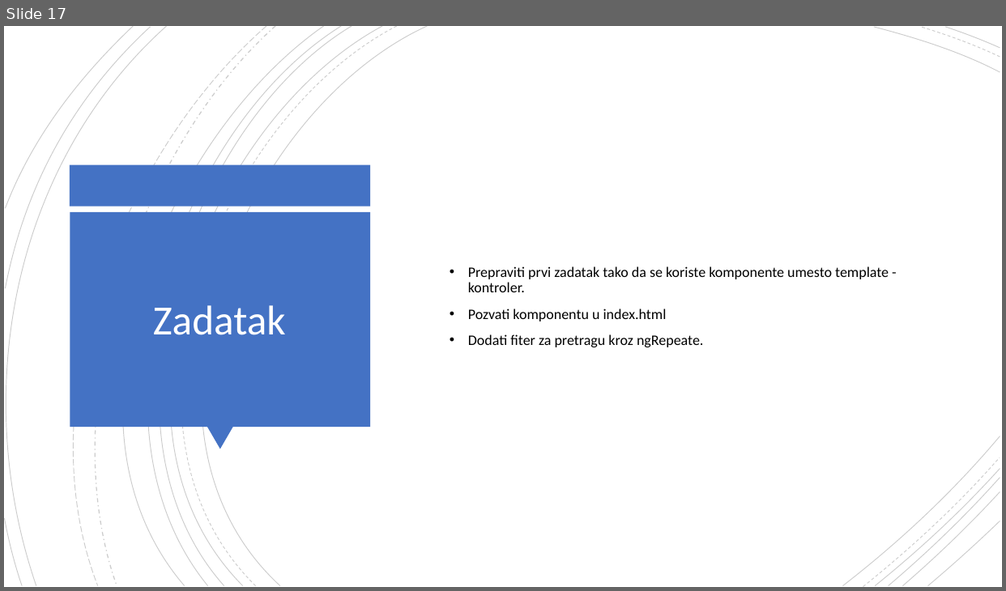
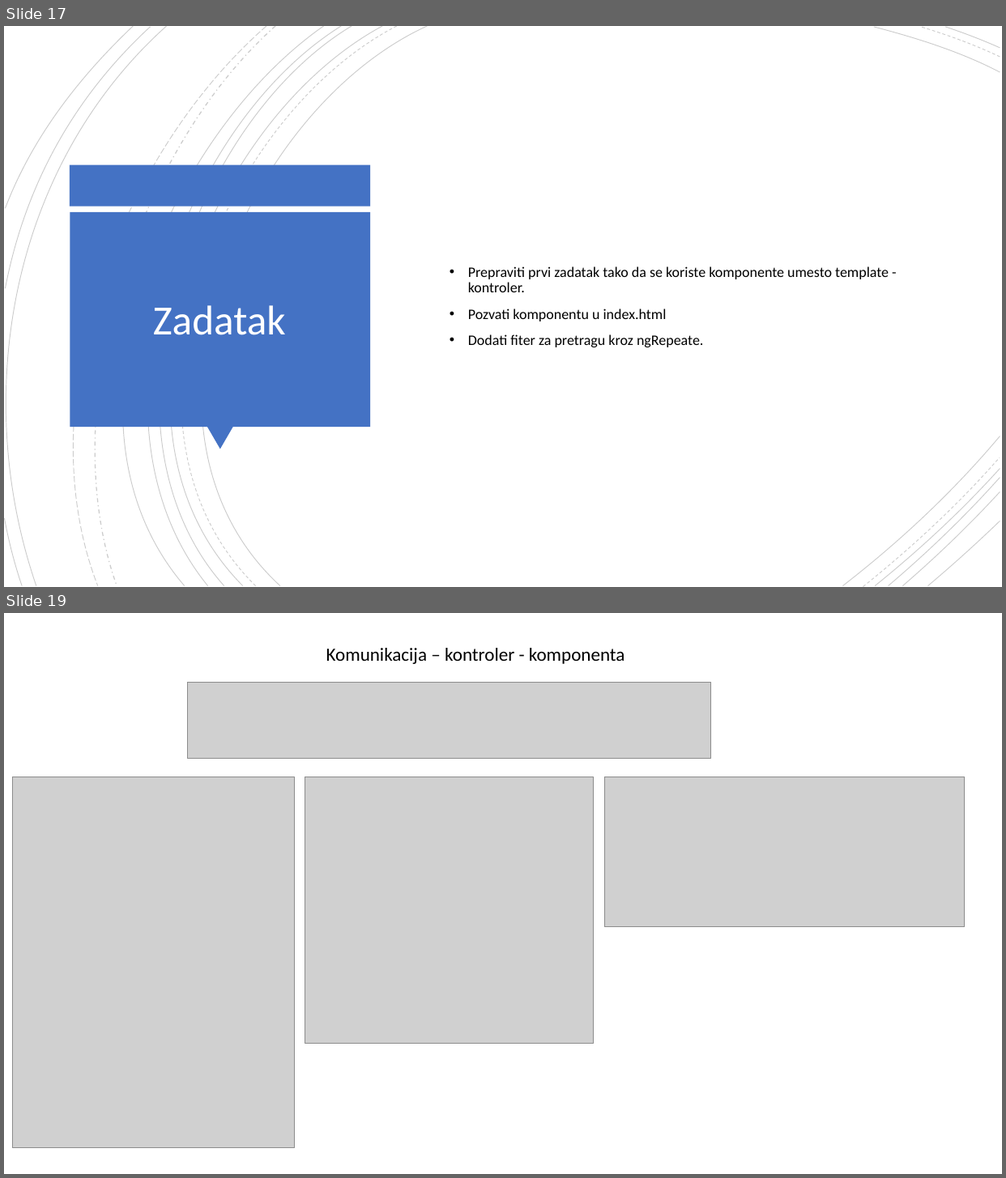
Before and after one commit to daniloMogin/kurs, a slide deck: AngularJS.pptx. Shown one above the other, each under a label of ours: slide 17 before the commit, slides 17 and 19 after it; the slides between them are not shown. The pictures are 1006x591 and 1006x1178 pixels, drawn with LibreOffice and Linux fonts; fonts in the diff are those of the drawing; grey boxes stand for pictures. Boxes give left, top, right and bottom in pixels: in the first picture for what was removed or moved away, otherwise in the second. Text is boxed around its words. In the diff, an @@ line names an element or a change of style, - is before the commit and + after.

```diff
--- a/AngularJS.pptx
+++ b/AngularJS.pptx
@@ slide 19 added at bbox=[4, 613, 1002, 1174], background #FFFFFF @@
@@ text added at bbox=[326, 648, 625, 664], 18 pt, text #000000 @@
+Komunikacija – kontroler - komponenta
@@ picture added at bbox=[187, 682, 711, 758] @@
@@ picture added at bbox=[12, 777, 294, 1148] @@
@@ picture added at bbox=[305, 777, 594, 1043] @@
@@ picture added at bbox=[604, 777, 965, 927] @@
```
Also in this commit, not shown: 1 other slide added, 5 other files.
